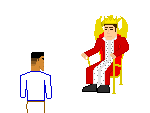
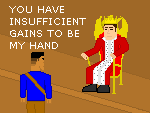
Revision of a layered (150, 113) image; what changed, layer by layer:
painted on "Layer #3" over [20, 71, 52, 113]
added layer "YOU HAVE INSUFFICIENT GAINS TO..." above "Layer #5" over [9, 6, 86, 49]
added layer "Layer #5" above "Layer #1" over [0, 0, 150, 113]
